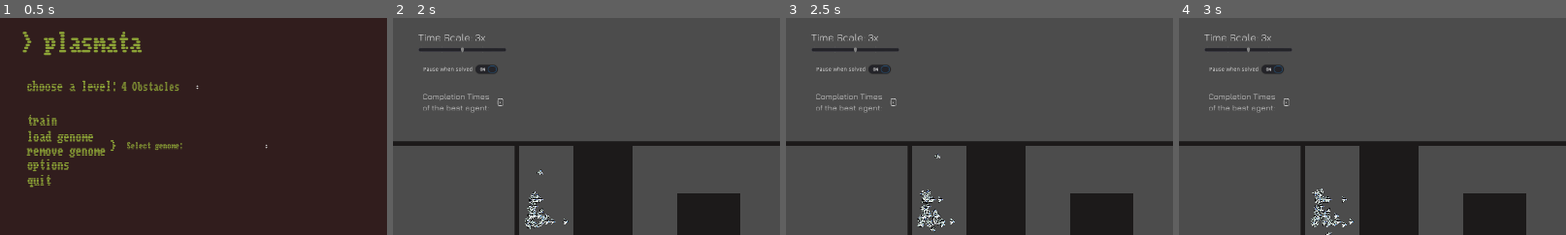
Above: before the commit, frames 1-4 (left to right).
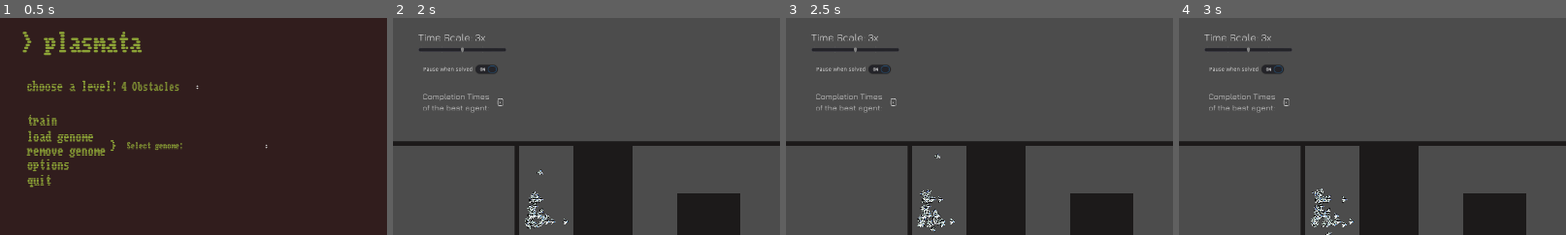
Above: after the commit, the same moments.

Repository: a0x77ry/plasmata
Game: Godot game, scene res://menu/main-menu/main-menu.tscn
The game is run twice, just before and just after one commit, with the same random seed, the same clock (stepped at 60 frames per second) and the same inputs.
Inputs (mouse positions are % of the whole screen's width and height, from its top left):
- Up to frame 1 (0.5 s): no input
- Up to frame 2 (2 s): click "train" at 0.5 s; click "Pause when solved" at 1.25 s
- Up to frame 3 (2.5 s): tap Enter (ui_accept) at 2, 2.27 s; move the mouse to (72, 45) at 2.02 s; press the mouse at (72, 45) at 2.03 s
- Up to frame 4 (3 s): move the mouse to (30, 55) at 2.77 s; release the mouse at (30, 55) at 2.78 s; tap Mouse wheel up (zoom_in) at 2.85 s
The pictures show only the part of the screen within x 0-50%, y 1-51%; the shares and areas given below are measured in that part.

Frame 1 is identical in both runs. In frame 2, less than 0.1% of the frame differs, in the area x 34-39%, y 80-96%; in frame 3, less than 0.1%; in frame 4, 0.1%, in the area x 34-44%, y 79-97%.

Commit message:
Fix angle_to_finish input in navigation

Diff:
--- a/games/combat-game/combat-agent.gd
+++ b/games/combat-game/combat-agent.gd
@@ -52,6 +52,7 @@
   if !is_dead:
     var nn_controls := get_nn_controls(nn, get_sensor_input())
     rotation += nn_controls["nn_rotation"] * rotation_speed * delta
+    # rotation = nn_controls["nn_rotation_target"] * PI
 
     real_speed = clamp(nn_controls["nn_move_forward"] * speed, -speed_limit, speed_limit)
     real_lateral_speed = clamp(nn_controls["nn_move_right"] * lateral_speed ,
@@ -77,11 +78,15 @@
   var input_rotation = nn_output["turn_right"]
   nn_rotation = clamp(input_rotation, -rotation_speed_limit, rotation_speed_limit)
 
+  # New: rotation target
+  # var nn_rotation_target = nn_output["rotation_target"]
+
   var nn_move_forward = nn_output["move_forward"]
   var nn_move_right = nn_output["move_right"]
   var nn_shooting = nn_output["shooting"]
   return {
       "nn_rotation": nn_rotation,
+      # "nn_rotation_target": nn_rotation_target,
       "nn_move_forward": nn_move_forward,
       "nn_move_right": nn_move_right,
       "nn_shooting": nn_shooting
@@ -229,7 +234,6 @@
 
   if nn_activated_inputs.has("turn_right_input"):
     turn_right_input = (nn_rotation / rotation_speed_limit) * (get_physics_process_delta_time() * rotation_speed)
-    # turn_right_input = rotation / PI
 
   if nn_activated_inputs.has("shooting_input"):
     shooting_input = cooldown_timer.time_left / cooldown_timer.wait_time
@@ -243,9 +247,13 @@
       opponent_angle = 0.0
     else:
       var opponent_pos = opponent.global_position
-      opponent_angle = global_position.angle_to_point(opponent_pos) / PI
-      # opponent_distance = 1.0 - (global_position.distance_to(opponent_pos) \
-      #     / sqrt(pow(battle_cage_width, 2.0) * pow(battle_cage_height, 2.0)))
+      # opponent_angle = global_position.angle_to_point(opponent_pos) / PI
+
+      # var vector_to_enemy = opponent_pos - global_position
+      var vector_to_enemy = global_position.direction_to(opponent_pos)
+      var agent_facing_vector = Vector2.RIGHT.rotated(rotation)
+      opponent_angle = agent_facing_vector.angle_to(vector_to_enemy) / PI
+
       opponent_distance = (global_position.distance_to(opponent_pos) \
           / sqrt(pow(battle_cage_width, 2.0) * pow(battle_cage_height, 2.0)))
 
--- a/games/combat-game/simple-combat-level/simple-combat-level.gd
+++ b/games/combat-game/simple-combat-level/simple-combat-level.gd
@@ -37,6 +37,7 @@
 
   output_names = [
     "turn_right",
+    # "rotation_target",
     "move_forward",
     "move_right",
     "shooting"
--- a/scripts/agent.gd
+++ b/scripts/agent.gd
@@ -371,7 +371,10 @@
     finish_distance = 0.0
     finish_distance = global_position.distance_to(fa_pos) / game.start_finish_distance
     finish_angle = 0.0
-    finish_angle = global_position.angle_to_point(fa_pos) / PI
+    var vector_to_finish = global_position.direction_to(fa_pos)
+    var agent_facing_vector = Vector2.RIGHT.rotated(rotation)
+    # finish_angle = global_position.angle_to_point(fa_pos) / PI
+    finish_angle = agent_facing_vector.angle_to(vector_to_finish) / PI
 
   if nn_activated_inputs.has("ray_f_distance") || nn_activated_inputs.has("rf_col_normal_angle"):
     ray_f_distance = 0.0
